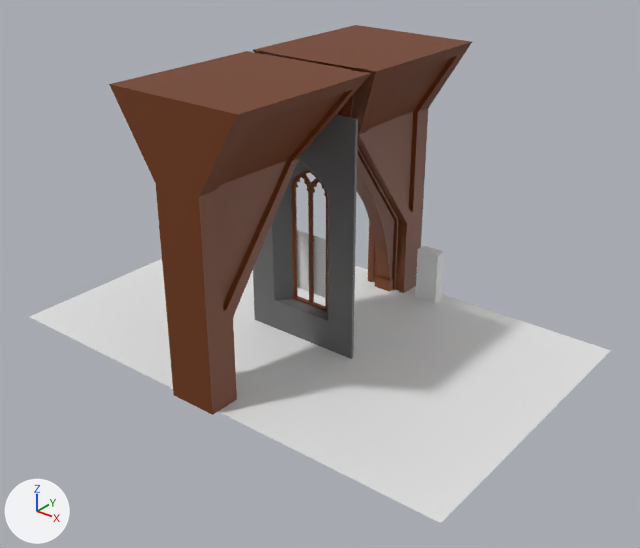
An edit to the Blender file Blender/MagicalClassroom.blend, drawn before and after from the same camera.
Camera for both pictures: a 50 mm camera at (15.83, -19.27, 14.19) aimed at (0.79, -0.47, 2.53). Lighting does not change. The marker at lower left points along +X, +Y and +Z.

The older version as bpy lines, for what is in view:
```python
ob_cube = bpy.data.objects.new('Cube', me_cube)
ob_cube.location = (1.64, 4.47, 0.0)
ob_cube.scale = (0.4, 0.2, 0.9)
ob_lattice = bpy.data.objects.new('Lattice', lat_lattice)
ob_lattice.location = (0.0, 4.565, 3.485)
ob_lattice.scale = (1.0, 1.0, 7.08)
ob_pillar_arch_01 = bpy.data.objects.new('Pillar_Arch_01', me_cube_001)
ob_pillar_arch_01.location = (0.0, 0.0, 0.0)
ob_pillar_blockout_01 = bpy.data.objects.new('Pillar_Blockout_01', me_cube_003)
ob_pillar_blockout_01.location = (0.0, 0.0, 0.0)
ob_plane = bpy.data.objects.new('Plane', me_plane_002)
ob_plane.location = (0.0, 0.07, 0.0)
ob_plane_001 = bpy.data.objects.new('Plane.001', me_plane_016)
ob_plane_001.location = (0.0, 0.0, 0.0)
ob_plane_001.scale = (8.0, 5.0, 1.0)
ob_window_blockout_01 = bpy.data.objects.new('Window_Blockout_01', me_plane_001)
ob_window_blockout_01.location = (0.0, 0.0, 0.0)
ob_window_wall_blockout_01 = bpy.data.objects.new('Window_Wall_Blockout_01', me_plane_013)
ob_window_wall_blockout_01.location = (0.0, 0.0, 0.0)
```
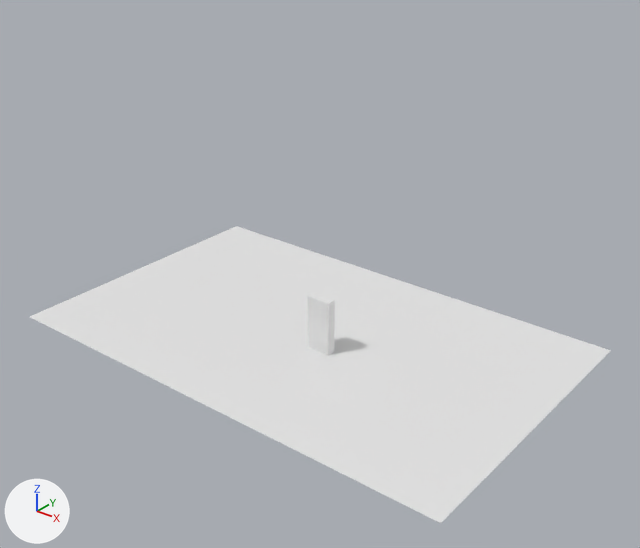
ob_lattice is not drawn itself; it is used by a modifier of ob_pillar_arch_01.

Boxes (x1, y1, x2, y2) around the edits, measured in the pictures (640 x 548 px):
'Pillar_Blockout_01', hidden (brown): before (109, 25, 472, 415)
'Window_Wall_Blockout_01', hidden: before (253, 114, 358, 359)
'Cube', moved, rescaled (7% narrower, 9% taller): before (415, 246, 444, 303); after (308, 293, 335, 355)
'Pillar_Arch_01', hidden (brown): before (233, 113, 394, 317)
'Window_Blockout_01', hidden (brown): before (292, 170, 328, 312)
'Plane', hidden: before (297, 230, 326, 298)

The change in detail:
Object 'Plane' (ob_plane) is now hidden.
Object 'Cube' (ob_cube) moves from (1.64, 4.47, 0.0) to (0.92, -0.58, 0.0).
Object 'Cube' (ob_cube) is rescaled from (0.4, 0.2, 0.9) to (0.4, 0.15, 0.9).
Object 'Pillar_Arch_01' (ob_pillar_arch_01) is now hidden.
Object 'Lattice' (ob_lattice) is now hidden.
Object 'Pillar_Blockout_01' (ob_pillar_blockout_01) loses its MIRROR modifier named 'Mirror'.
Modifier setting removed (it was use_axis = (True, True, False)).
Modifier setting removed (it was use_clip = True).
Object 'Pillar_Blockout_01' (ob_pillar_blockout_01) is now hidden.
Object 'Window_Blockout_01' (ob_window_blockout_01) is now hidden.
Object 'Window_Wall_Blockout_01' (ob_window_wall_blockout_01) is now hidden.
